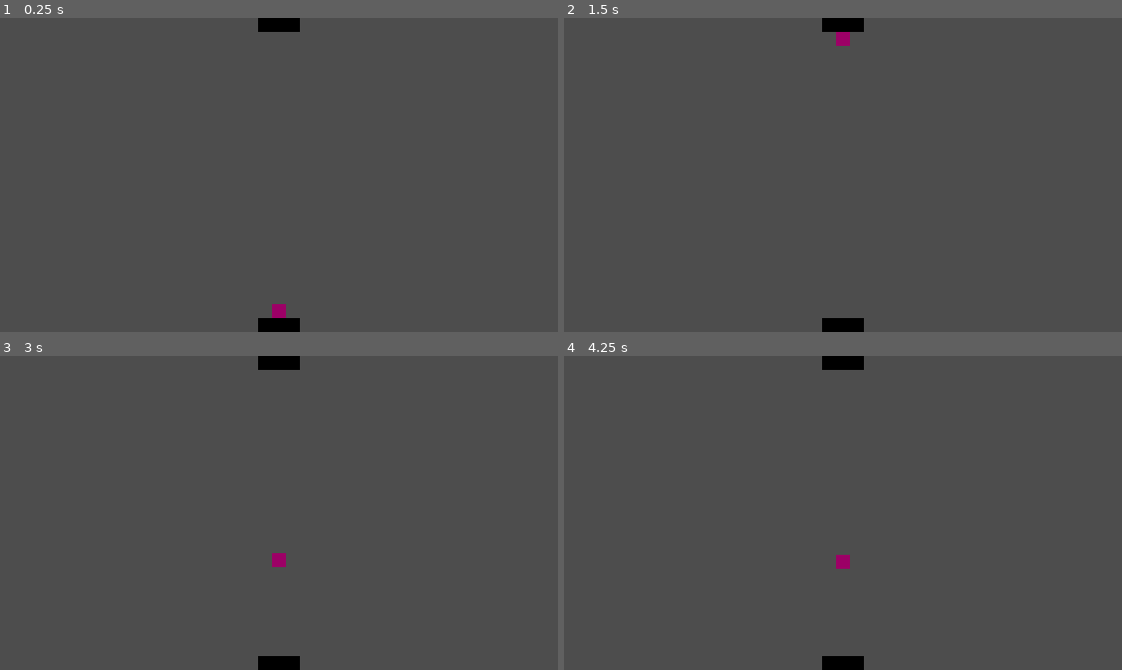
Above: before the commit, frames 1-4 (two rows, left to right).
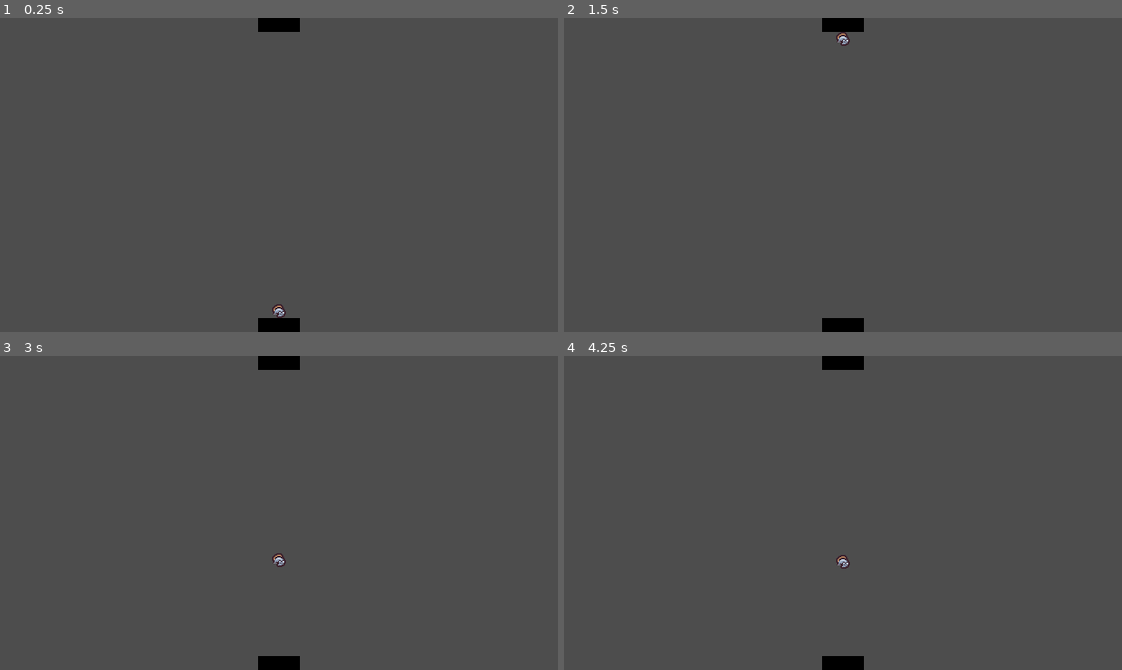
Above: after the commit, the same moments.

Repository: SpoopCats/FiniteStateMachine
Game: Godot game, scene res://scenes/main.tscn
Same seed, same stepped clock (60 frames per second), same inputs: the game is played once before the commit and once after it.
Inputs:
- Up to frame 1 (0.25 s): no input
- Up to frame 2 (1.5 s): tap Enter (ui_accept) at 0.5, 0.77 s
- Up to frame 3 (3 s): tap Enter (ui_accept) at 1.52, 2.75 s
- Up to frame 4 (4.25 s): tap Enter (ui_accept) at 3.02, 3.77 s

The runs differ from the first frame. In frame 1, 0.1% of the frame differs, in the area x 48-52%, y 91-96%; in frame 2, 0.1%; in frame 3, 0.1%; in frame 4, 0.1%.

Commit message:
Added PB Ralph placeholder art
Added a placeholder rat Sprite2D and altered the CollisionShape2D to fit the new sprite in a circular shape.

Diff:
--- a/scenes/player/player.tscn
+++ b/scenes/player/player.tscn
@@ -1,28 +1,24 @@
-[gd_scene load_steps=8 format=3 uid="uid://cy5udr3a1n467"]
+[gd_scene load_steps=9 format=3 uid="uid://cy5udr3a1n467"]
 
 [ext_resource type="Script" path="res://scenes/player/player.gd" id="1_pdcg6"]
 [ext_resource type="Script" path="res://scenes/player/state_machine.gd" id="2_alk6w"]
+[ext_resource type="Texture2D" uid="uid://dr106m3kge3he" path="res://scenes/player/ralph.png" id="2_btrcy"]
 [ext_resource type="Script" path="res://scenes/player/wait_btm.gd" id="3_87pjr"]
 [ext_resource type="Script" path="res://scenes/player/moving_up.gd" id="4_s5y56"]
 [ext_resource type="Script" path="res://scenes/player/wait_top.gd" id="5_bosfj"]
 [ext_resource type="Script" path="res://scenes/player/moving_down.gd" id="6_att2s"]
 
-[sub_resource type="RectangleShape2D" id="RectangleShape2D_rj74e"]
-size = Vector2(16, 16)
+[sub_resource type="CircleShape2D" id="CircleShape2D_qoavk"]
+radius = 8.0
 
 [node name="Player" type="CharacterBody2D"]
 script = ExtResource("1_pdcg6")
 
+[node name="Sprite2D" type="Sprite2D" parent="."]
+texture = ExtResource("2_btrcy")
+
 [node name="CollisionShape2D" type="CollisionShape2D" parent="."]
-shape = SubResource("RectangleShape2D_rj74e")
-
-[node name="ColorRect" type="ColorRect" parent="."]
-offset_left = -8.0
-offset_top = -8.0
-offset_right = 8.0
-offset_bottom = 8.0
-pivot_offset = Vector2(8, 8)
-color = Color(0.609491, 5.82382e-06, 0.402012, 1)
+shape = SubResource("CircleShape2D_qoavk")
 
 [node name="StateMachine" type="Node" parent="." node_paths=PackedStringArray("initial_state")]
 script = ExtResource("2_alk6w")
Binary file added: scenes/player/ralph.png
Not shown, added: scenes/player/ralph.png.import
